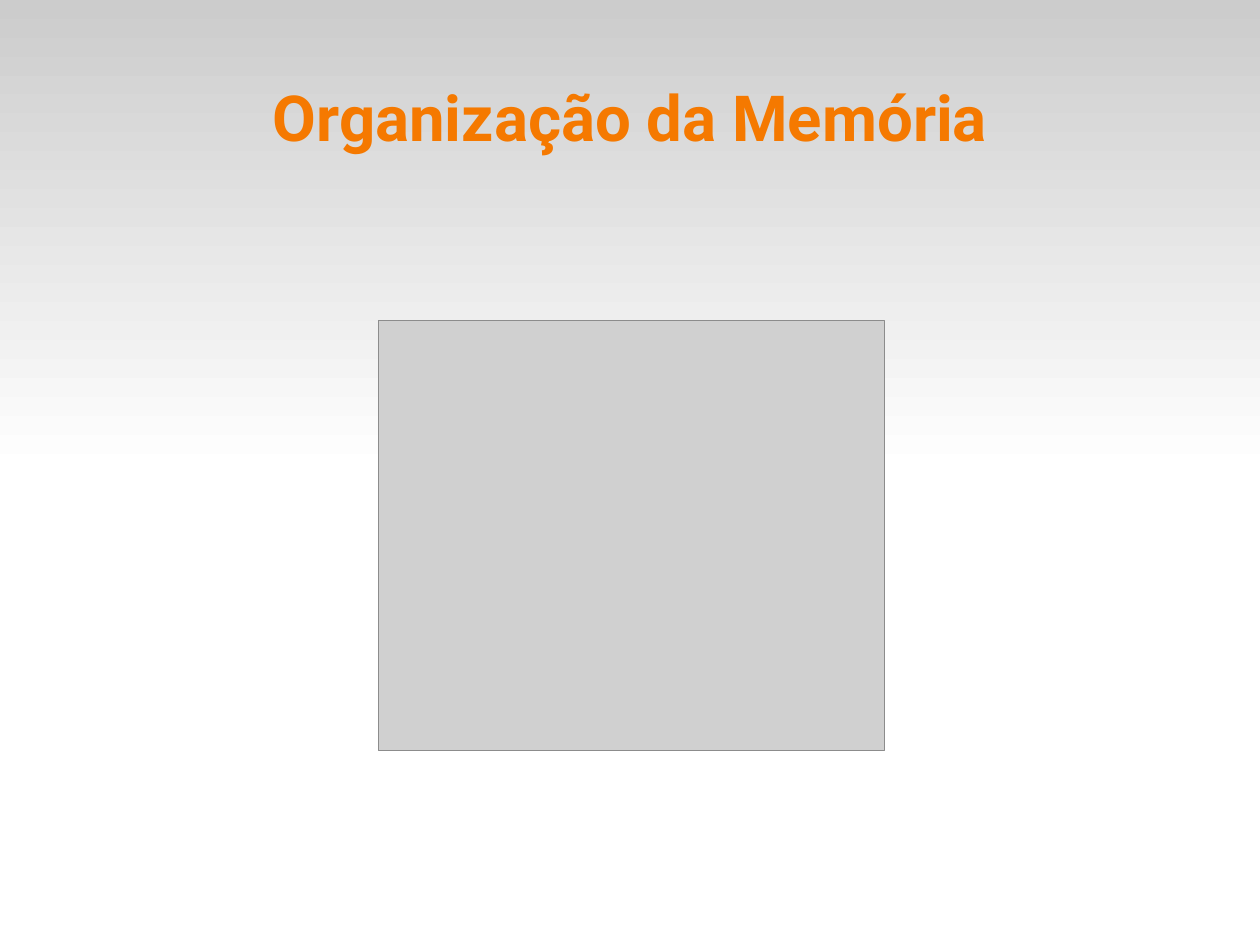
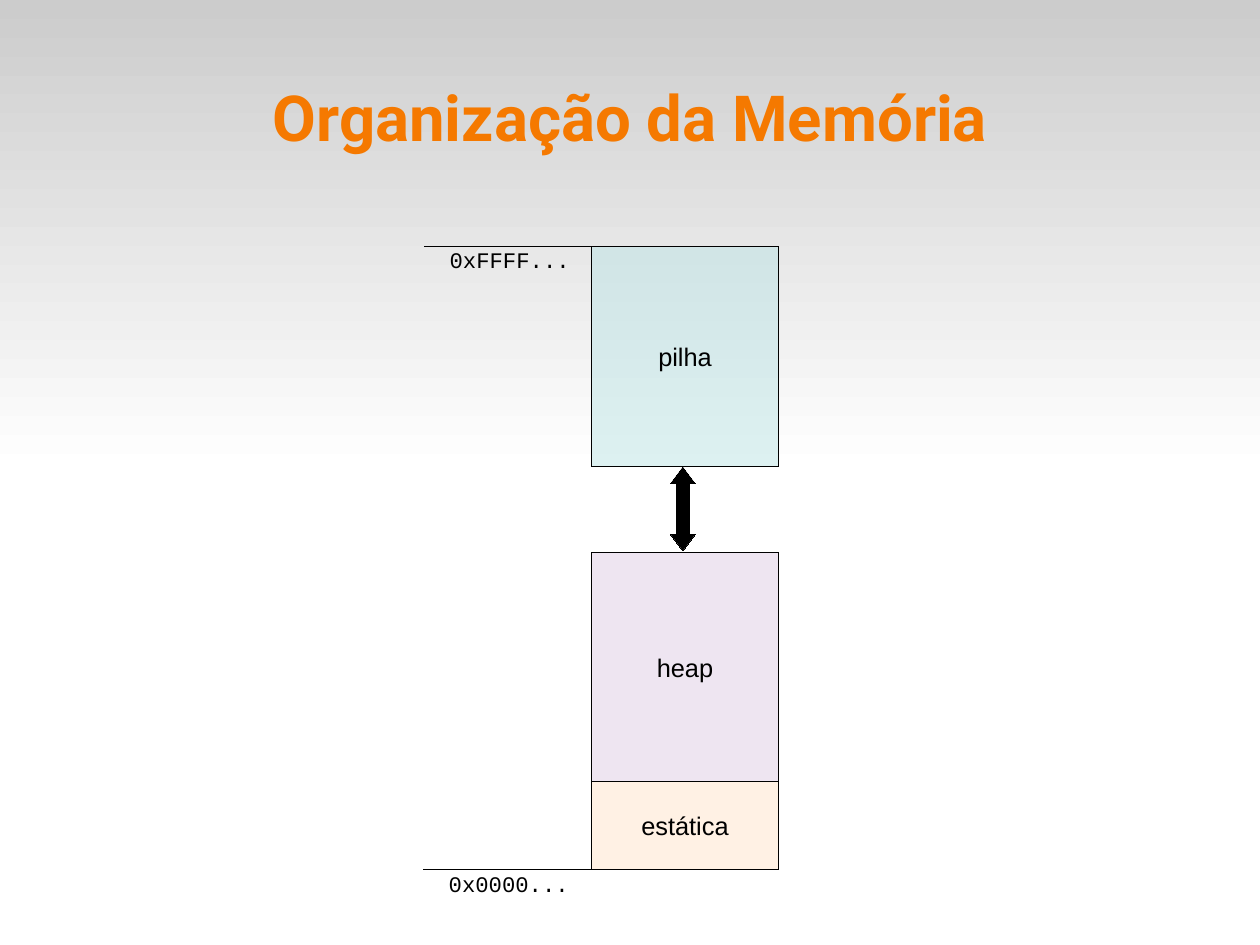
Before and after one commit to fsantanna-uerj/EDL, a slide deck: slide 11 of slides/edl-03-life.odp (slide 9 before the commit). Drawn at 1260x945 pixels with LibreOffice and Linux fonts; fonts in the diff are those of the drawing; grey boxes stand for pictures. Boxes give left, top, right and bottom in pixels: in the first picture for what was removed or moved away, otherwise in the second. Text is boxed around its words. In the diff, an @@ line names an element or a change of style, - is before the commit and + after.

```diff
--- a/slides/edl-03-life.odp
+++ b/slides/edl-03-life.odp
@@ line added at (x1=424, y1=246, x2=596, y2=246), outline #000000 0 pt, 14 pt, text #000000 @@
+0xFFFF...
@@ rectangle added at (x1=592, y1=246, x2=779, y2=466), fill #BCE4E5 at 50% opacity, outline #000000 0 pt, 16 pt, text #000000 @@
+pilha
@@ picture removed at (x1=378, y1=320, x2=885, y2=750) @@
@@ left right arrow added at (x1=671, y1=467, x2=696, y2=551), fill #000000, outline #000000 0 pt @@
@@ rectangle added at (x1=592, y1=553, x2=779, y2=782), fill #DFCCE4 at 50% opacity, outline #000000 0 pt, 16 pt, text #000000 @@
+heap
@@ rectangle added at (x1=592, y1=782, x2=779, y2=870), fill #FFE5CA at 50% opacity, outline #000000 0 pt, 16 pt, text #000000 @@
+estática
@@ line added at (x1=423, y1=870, x2=595, y2=870), outline #000000 0 pt, 14 pt, text #000000 @@
+0x0000...
```
Also in this commit, not shown: 12 other slides changed, 7 slides added, 2 slides removed, 3 other files.
